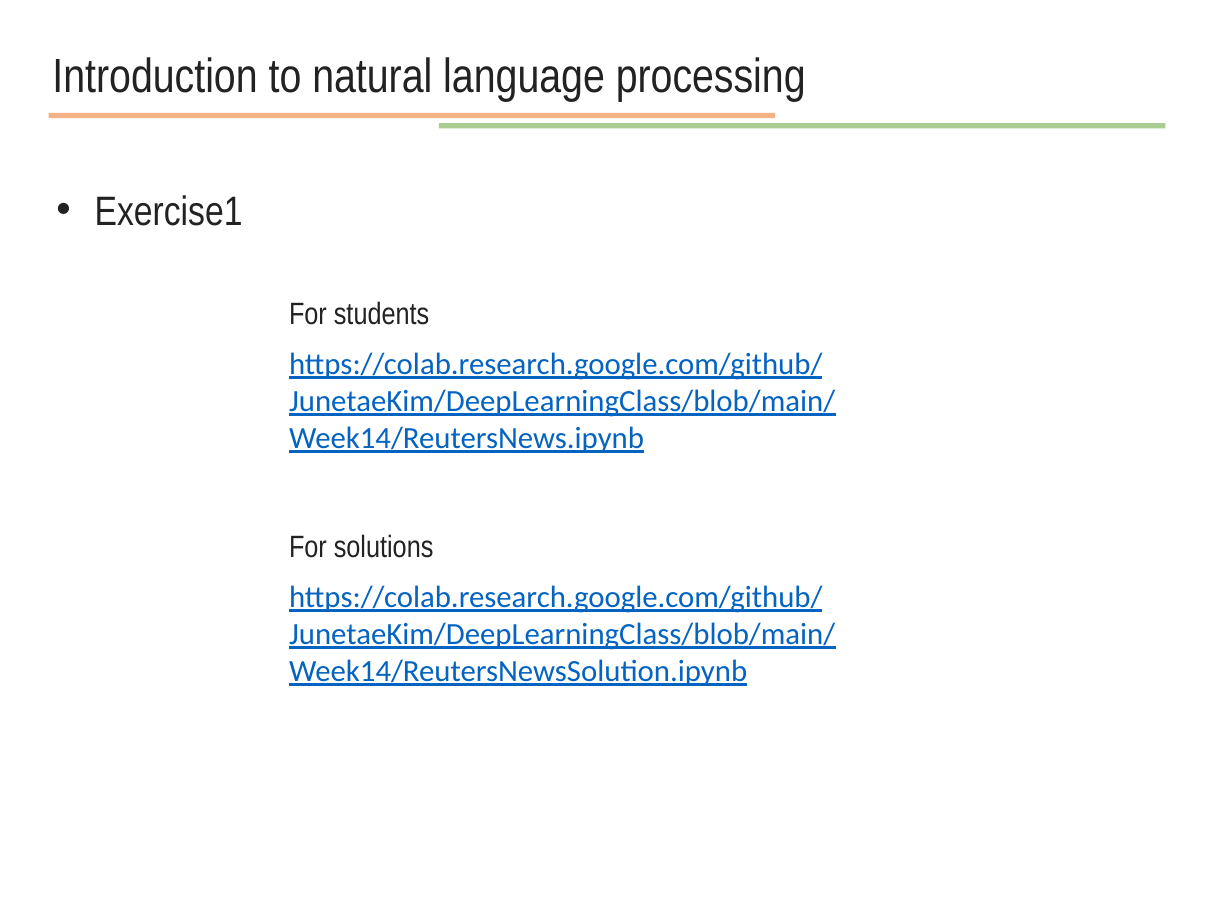
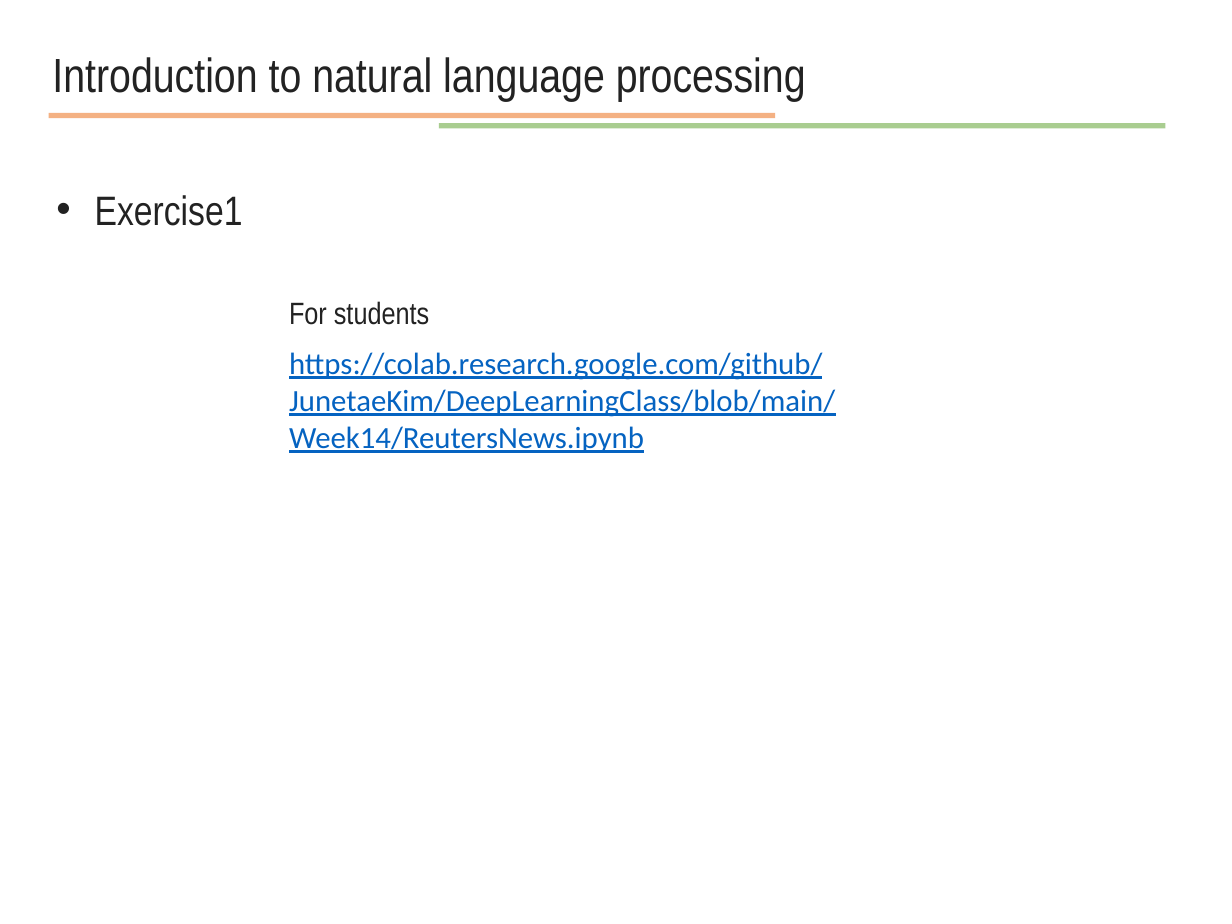
Before and after one commit to JunetaeKim/DeepLearningClass, a slide deck: slide 34 of Week14/week14 natural language processing.pptx. Drawn at 1232x924 pixels with LibreOffice and Linux fonts; fonts in the diff are those of the drawing. Boxes give left, top, right and bottom in pixels: in the first picture for what was removed or moved away, otherwise in the second. Text is boxed around its words. In the diff, an @@ line names an element or a change of style, - is before the commit and + after.

```diff
--- a/Week14/week14 natural language processing.pptx
+++ b/Week14/week14 natural language processing.pptx
@@ text removed at (x1=289, y1=534, x2=434, y2=558) @@
-For solutions
@@ text removed at (x1=289, y1=585, x2=835, y2=686) @@
-https://colab.research.google.com/github/JunetaeKim/DeepLearningClass/blob/main/Week14/ReutersNewsSolution.ipynb
```
Also in this commit, not shown: 3 other slides changed.
